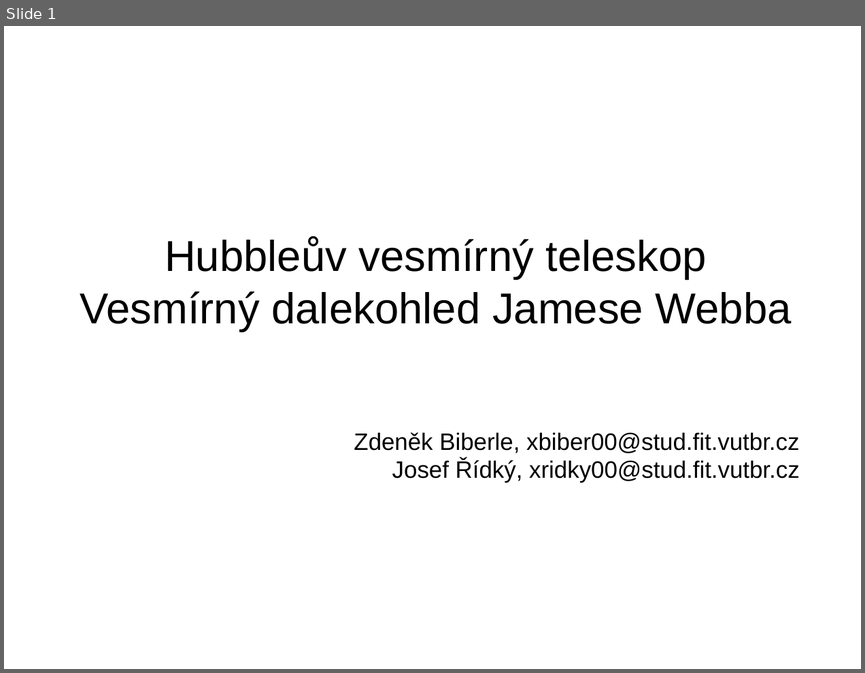
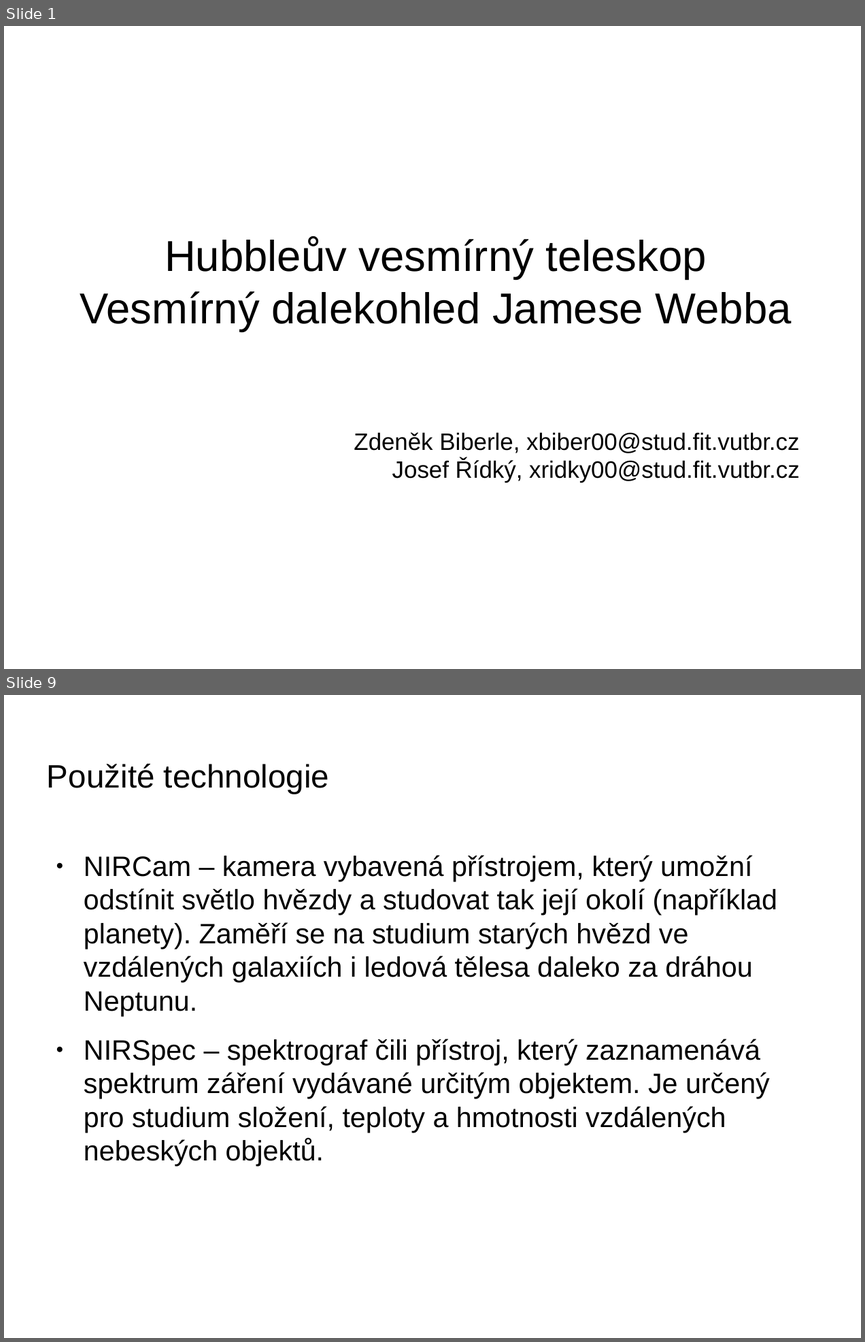
Before and after one commit to fast4shoot/FYO2015, a slide deck: slides/slides.odp. Shown one above the other, each under a label of ours: slide 1 before the commit, slides 1 and 9 after it; the slides between them are not shown. The pictures are 865x673 and 865x1342 pixels, drawn with LibreOffice and Linux fonts; fonts in the diff are those of the drawing; background and template pictures are left out. Boxes give left, top, right and bottom in pixels: in the first picture for what was removed or moved away, otherwise in the second. Text is boxed around its words. In the diff, an @@ line names an element or a change of style, - is before the commit and + after.

```diff
--- a/slides/slides.odp
+++ b/slides/slides.odp
@@ slide 9 added at bbox=[4, 695, 861, 1338], background picture (left out) @@
@@ title added at bbox=[47, 764, 329, 794], 30 pt, text #000000 @@
+Použité technologie
@@ text added at bbox=[84, 855, 777, 1166], 26 pt, text #000000 @@
+● NIRCam – kamera vybavená přístrojem, který umožní odstínit světlo hvězdy a studovat tak její okolí (například planety). Zaměří se na studium starých hvězd ve vzdálených galaxiích i ledová tělesa daleko za dráhou Neptunu.
+● NIRSpec – spektrograf čili přístroj, který zaznamenává spektrum záření vydávané určitým objektem. Je určený pro studium složení, teploty a hmotnosti vzdálených nebeských objektů.
```
Also in this commit, not shown: 1 slide changed, 9 other slides added, 3 other files.
